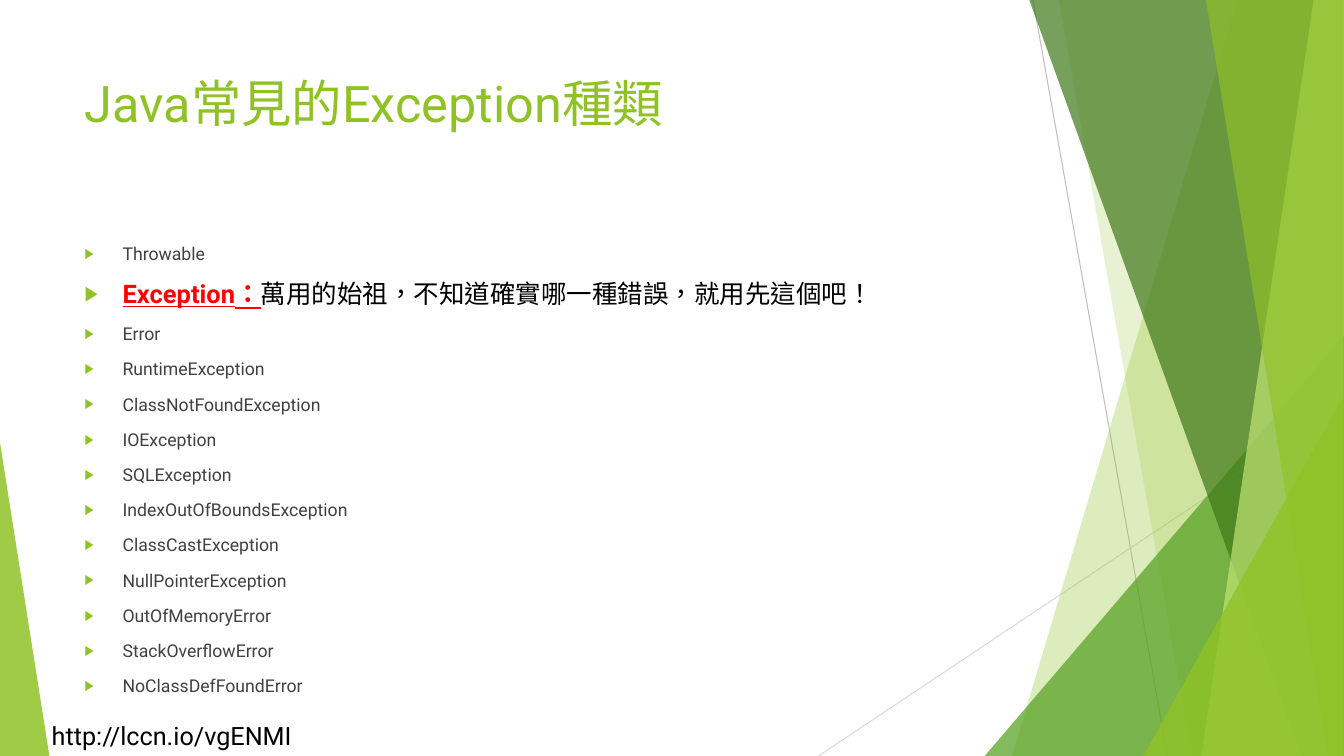
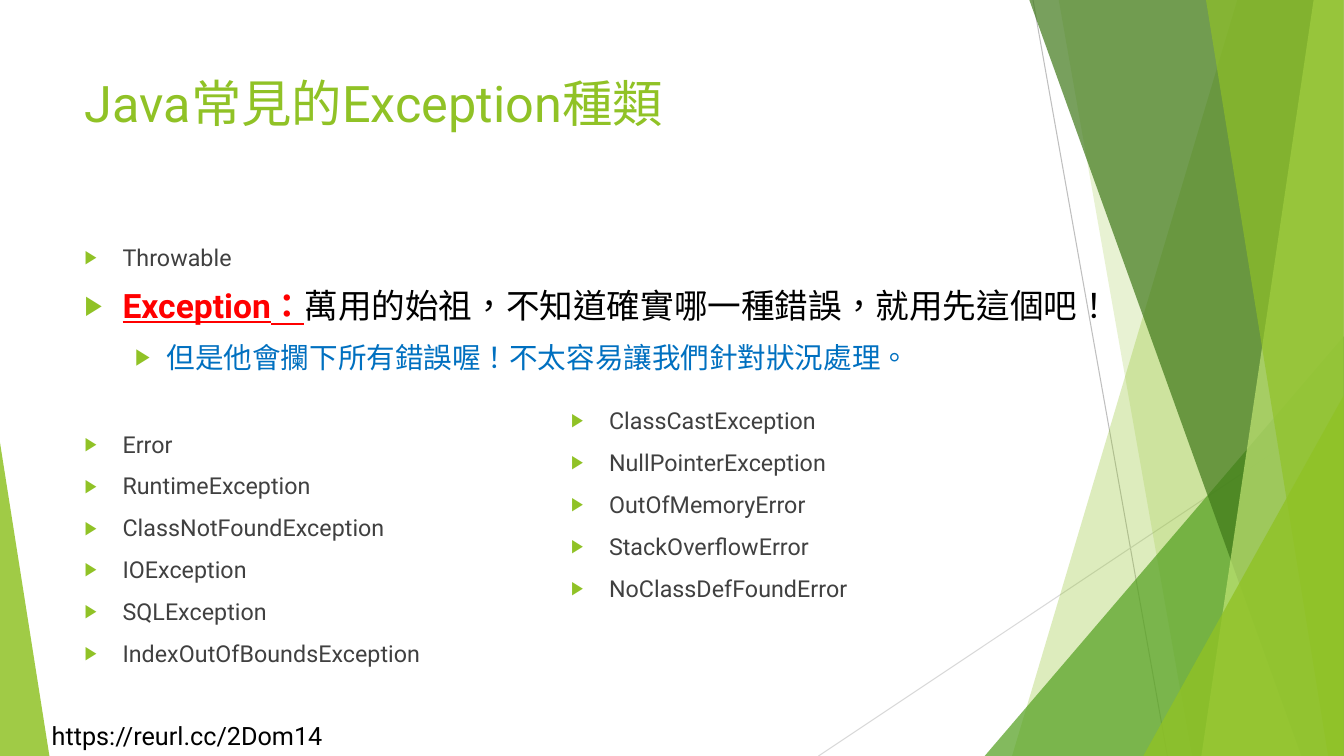
Before and after one commit to liulawsi/My_PPTs, a slide deck: slide 6 of LCC/Java/12_Nio2概要.pptx. Drawn at 1344x756 pixels with LibreOffice and Linux fonts; fonts in the diff are those of the drawing; background and template pictures are left out. Boxes give left, top, right and bottom in pixels: in the first picture for what was removed or moved away, otherwise in the second. Text is boxed around its words. In the diff, an @@ line names an element or a change of style, - is before the commit and + after.

```diff
--- a/LCC/Java/12_Nio2概要.pptx
+++ b/LCC/Java/12_Nio2概要.pptx
@@ text at [123,248,1111,625]: size 12.6 to 16.6 pt in "Throwable", "Error", "RuntimeException", "ClassNotFoundException" and 3 more places; size 18.2 to 24.1 pt in "Exception：萬用的始祖，不知道確實哪一種錯誤，就用先這個吧！" @@
@@ text at [167,344,910,371]: paragraph added @@
+  ▶ 但是他會攔下所有錯誤喔！不太容易讓我們針對狀況處理。
@@ text added at [609,411,847,597], 16.6 pt, text #404040 @@
+▶ ClassCastException
+▶ NullPointerException
+▶ OutOfMemoryError
+▶ StackOverflowError
+▶ NoClassDefFoundError
@@ text at [123,537,287,657]: paragraphs removed @@
-▶ ClassCastException
-▶ NullPointerException
-▶ OutOfMemoryError
-▶ StackOverflowError
-▶ NoClassDefFoundError
@@ text removed at [52,726,292,751] @@
-http://lccn.io/vgENMI
@@ text added at [52,726,323,750], 18 pt, text #000000 @@
+https://reurl.cc/2Dom14
```
Also in this commit, not shown: 20 other slides changed, 2 slides added, 39 other files.
